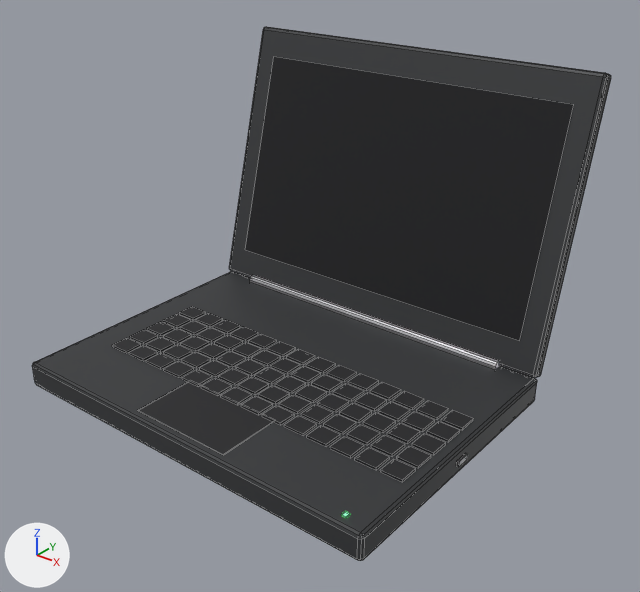
Renders of the FBX model Assets/ROOT_AE3/ROOT_AE3_Laptop_Open/ROOT_AE3_Laptop_Open.fbx from each side of a commit.
The view is the same before and after, from a 50 mm lens placed at (0.416, -0.468, 0.392), pointed at (0.021, 0.025, 0.086). The axes (+X, +Y, +Z) are drawn at lower left. The lights are the same throughout. The older version comes first. Mesh edges are drawn as thin lines. Objects named as collision shapes, trigger or cutter boxes, shadow casters or lower levels of detail are left out. Where no turn or scale is listed for an object, it has been applied to the vertices.

Names of what the first picture shows: 'ROOT_AE3_Laptop_Open_LOD0'.
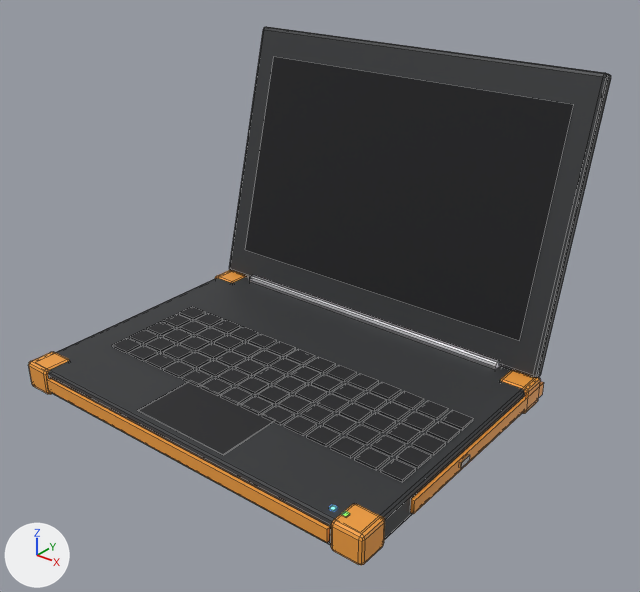
Pixel boxes [x1, y1, x2, y2] of what changed, in the pictures (640 x 592 px; the box of a moved part takes in the faces that stretch with it):
```json
{"object": "ROOT_AE3_Laptop_Open_LOD0", "change": "reshaped", "before": [32, 27, 611, 561], "after": [28, 27, 611, 565]}
{"part": 1, "of": "me_root_ae3_laptop_open", "change": "added", "after": [47, 378, 330, 543]}
{"part": 2, "of": "me_root_ae3_laptop_open", "change": "added", "after": [410, 381, 544, 514]}
{"part": 3, "of": "me_root_ae3_laptop_open", "change": "added", "after": [28, 352, 69, 394], "on screen": "orange"}
{"part": 4, "of": "me_root_ae3_laptop_open", "change": "added", "after": [215, 270, 248, 283]}
{"part": 5, "of": "me_root_ae3_laptop_open", "change": "added", "after": [331, 504, 385, 565], "on screen": "orange"}
{"part": 6, "of": "me_root_ae3_laptop_open", "change": "added", "after": [500, 370, 541, 414], "on screen": "orange"}
{"part": 7, "of": "me_root_ae3_laptop_open", "change": "moved or reshaped", "before": [457, 453, 468, 467], "after": [460, 454, 470, 468]}
```

Edits to the scene script, one JSON object a line:
```json
{"op": "add", "block": "mat_ae3_led_blue", "code": ["mat_ae3_led_blue = principled_material('AE3_LED_Blue')", "mat_ae3_led_blue.base_color = (0.1, 0.4, 1.0)  # blue #59aaff", "mat_ae3_led_blue.roughness = 0.3", "mat_ae3_led_blue.emission_color = (0.1, 0.4, 1.0)  # blue #59aaff", "mat_ae3_led_blue.emission_strength = 2.0"]}
{"op": "add", "block": "mat_ae3_accent", "code": ["mat_ae3_accent = principled_material('AE3_Accent')", "mat_ae3_accent.base_color = (0.9, 0.35, 0.05)  # orange #f3a03f"]}
{"block": "me_root_ae3_laptop_open", "where": "# used by ob_root_ae3_laptop_open_lod0; location = (0.0, 0.0, 0.011)"}
{"op": "remove", "block": "me_root_ae3_laptop_open", "code": "me_root_ae3_laptop_open.from_pydata(...)  # 772 vertices, 595 faces; spans x -0.172..0.172, y -0.12..0.187, z -0.013..0.244"}
{"op": "add", "block": "me_root_ae3_laptop_open", "code": "me_root_ae3_laptop_open.from_pydata(...)  # 1044 vertices, 847 faces; spans x -0.174..0.174, y -0.123..0.187, z -0.013..0.244"}
{"block": "me_root_ae3_laptop_open", "change": "me_root_ae3_laptop_open part 1: a new loose piece, a box spanning x -0.145..0.145, y -0.1227..-0.1197, z -0.0055..0.0055, in mat_ae3_accent (orange #f3a03f)"}
{"block": "me_root_ae3_laptop_open", "change": "me_root_ae3_laptop_open part 2: a new loose piece, a box spanning x 0.1697..0.1727, y -0.065..0.125, z -0.0055..0.0055, in mat_ae3_accent (orange #f3a03f)"}
{"block": "me_root_ae3_laptop_open", "change": "me_root_ae3_laptop_open part 3: a new loose piece of 56 vertices spanning x -0.172..-0.146, y -0.122..-0.096, z -0.012..0.012, in mat_ae3_accent (orange #f3a03f)"}
{"block": "me_root_ae3_laptop_open", "change": "me_root_ae3_laptop_open part 4: a new loose piece of 56 vertices spanning x -0.172..-0.146, y 0.096..0.122, z -0.012..0.012, in mat_ae3_accent (orange #f3a03f)"}
{"block": "me_root_ae3_laptop_open", "change": "me_root_ae3_laptop_open part 5: a new loose piece of 56 vertices spanning x 0.146..0.172, y -0.122..-0.096, z -0.012..0.012, in mat_ae3_accent (orange #f3a03f)"}
{"block": "me_root_ae3_laptop_open", "change": "me_root_ae3_laptop_open part 6: a new loose piece of 56 vertices spanning x 0.146..0.172, y 0.096..0.122, z -0.012..0.012, in mat_ae3_accent (orange #f3a03f)"}
{"block": "me_root_ae3_laptop_open", "change": "me_root_ae3_laptop_open part 7"}
{"block": "me_root_ae3_laptop_open", "change": "12 faces are deleted"}
{"block": "me_root_ae3_laptop_open", "change": "4 vertices in x -0.17, y -0.006..0.006, z -0.002..0.002 move by (-0.004, 0.0, 0.0)"}
{"block": "me_root_ae3_laptop_open", "change": "4 vertices in x 0.17, y -0.006..0.006, z -0.002..0.002 move by (0.004, 0.0, 0.0)"}
{"block": "me_root_ae3_laptop_open", "change": "8 vertices are added at x -0.12..0.12, y 0.138..0.178, z 0.053..0.198"}
{"block": "me_root_ae3_laptop_open", "change": "12 new faces join them, mat_ae3_metal (light grey #c4c4c7)"}
{"block": "me_root_ae3_laptop_open", "change": "6 new faces join them, mat_ae3_accent (orange #f3a03f)"}
{"block": "me_root_ae3_laptop_open", "change": "other edits to the shape of me_root_ae3_laptop_open do not show in these pictures"}
{"op": "add", "block": "me_root_ae3_laptop_open", "code": "me_root_ae3_laptop_open.materials.append(mat_ae3_led_blue)  # blue #59aaff, glowing blue #59aaff"}
{"op": "add", "block": "me_root_ae3_laptop_open", "code": "me_root_ae3_laptop_open.materials.append(mat_ae3_accent)  # orange #f3a03f"}
```
